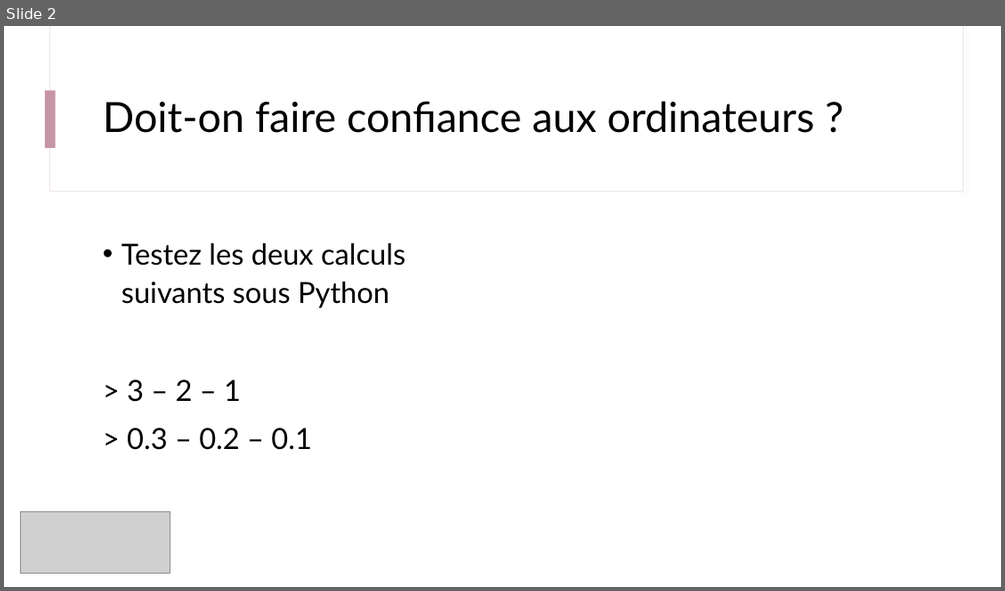
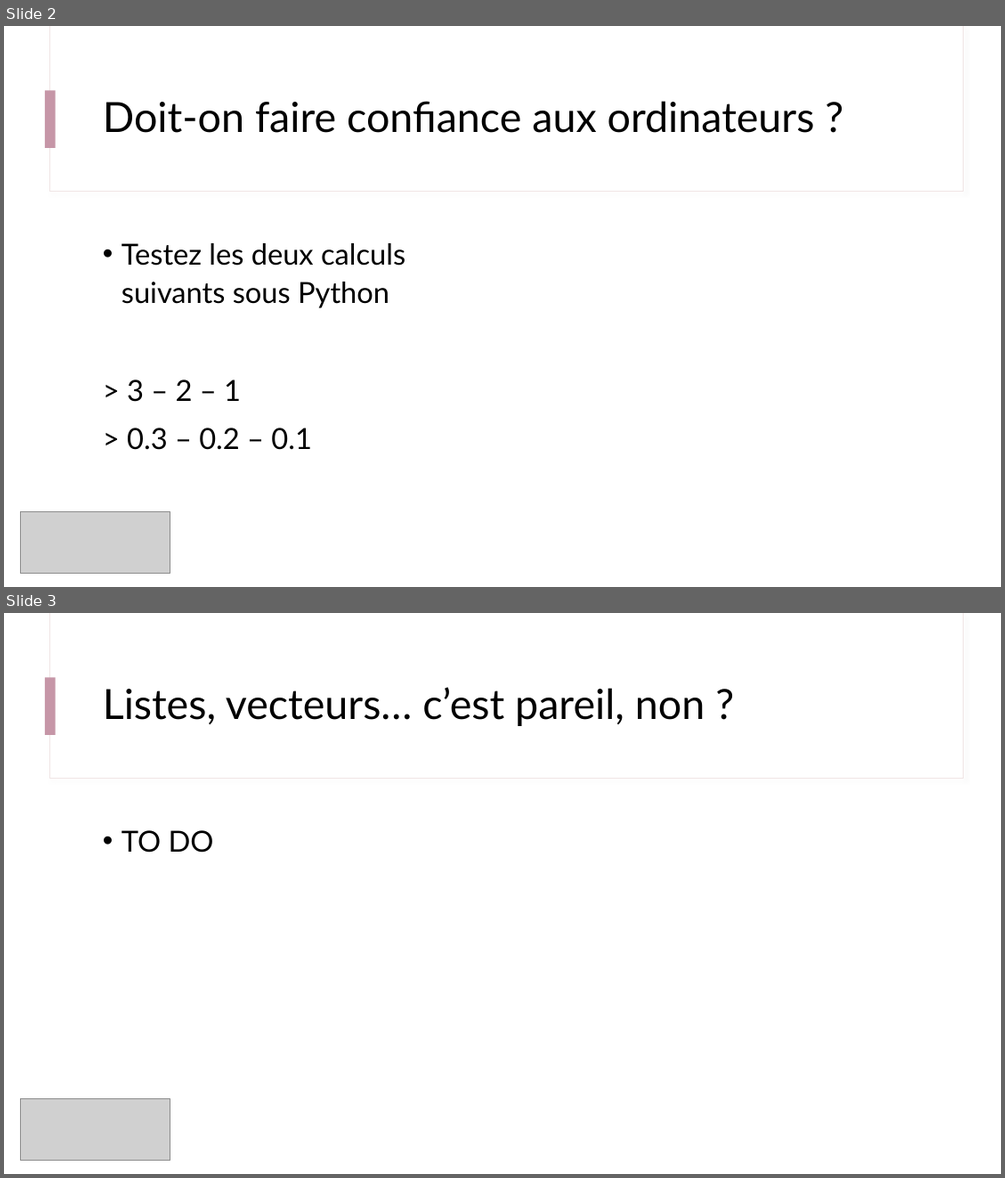
Before and after one commit to jvillemejane/SupOpToolboxes, a slide deck: engineer_courses/s5_outils_numeriques/b0_demistifier_python/B0_1_Demystifier_Python.pptx. Shown one above the other, each under a label of ours: slide 2 before the commit, slides 2 and 3 after it. The pictures are 1005x591 and 1005x1178 pixels, drawn with LibreOffice and Linux fonts; fonts in the diff are those of the drawing; grey boxes stand for pictures. Boxes give left, top, right and bottom in pixels: in the first picture for what was removed or moved away, otherwise in the second. Text is boxed around its words. In the diff, an @@ line names an element or a change of style, - is before the commit and + after.

```diff
--- a/engineer_courses/s5_outils_numeriques/b0_demistifier_python/B0_1_Demystifier_Python.pptx
+++ b/engineer_courses/s5_outils_numeriques/b0_demistifier_python/B0_1_Demystifier_Python.pptx
@@ slide 3 added at <box>4,613,1001,1174</box>, background #FFFFFF; not listed: 3 template elements that a slide beside it also shows @@
@@ title added at <box>103,687,704,726</box>, 40 pt, text #000000 @@
+Listes, vecteurs… c’est pareil, non ?
@@ text added at <box>121,830,214,852</box>, 28 pt, text #000000 @@
+• TO DO
@@ picture added at <box>20,1098,170,1159</box> @@
```
Also in this commit, not shown: 1 slide changed, 9 other files.
